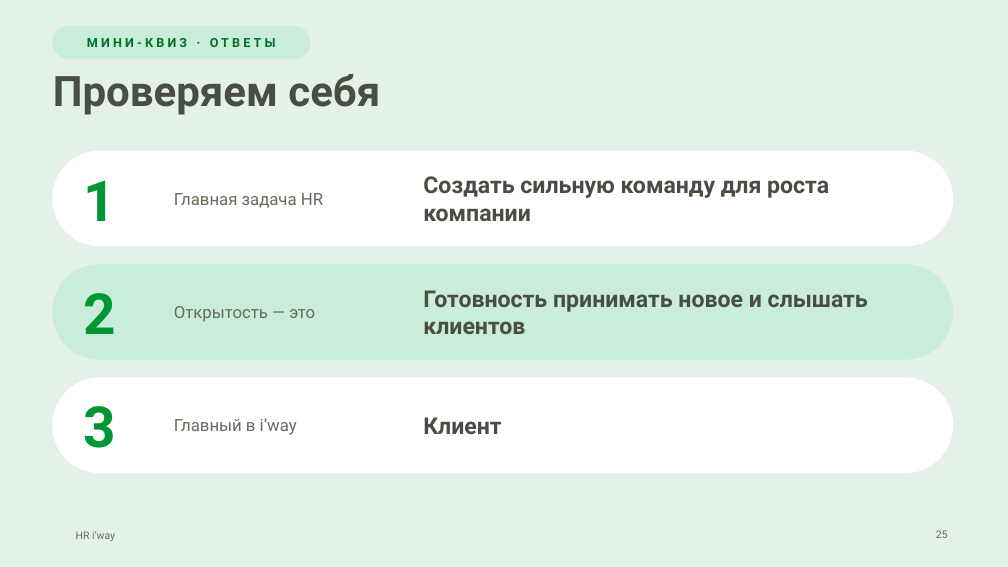
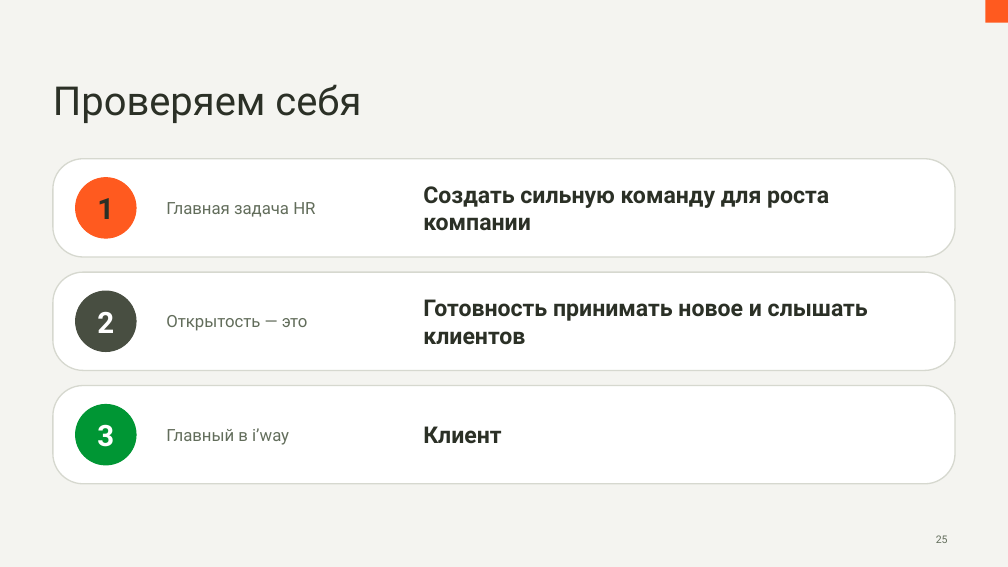
Before and after one commit to hriwayhr/HR-projects, a slide deck: slide 25 of presentations/HR-iway-onboarding-2026.pptx. Drawn at 1008x567 pixels with LibreOffice and Linux fonts; fonts in the diff are those of the drawing; background and template pictures are left out. Boxes give left, top, right and bottom in pixels: in the first picture for what was removed or moved away, otherwise in the second. Text is boxed around its words. In the diff, an @@ line names an element or a change of style, - is before the commit and + after.

```diff
--- a/presentations/HR-iway-onboarding-2026.pptx
+++ b/presentations/HR-iway-onboarding-2026.pptx
@@ background #E4F1E8 to #F4F4F0 @@
@@ rounded rectangle removed at <box>53,26,310,58</box> @@
@@ rectangle added at <box>985,0,1008,23</box>, fill #FF5A1F @@
@@ text removed at <box>87,38,276,47</box> @@
-МИНИ-КВИЗ · ОТВЕТЫ
@@ title "Проверяем себя": place and size @@
-title "Проверяем себя" at <box>53,74,380,115</box>
+title "Проверяем себя" at <box>53,84,361,123</box>
@@ title "Проверяем себя" at <box>53,84,361,123</box>: size 40 to 38 pt, text colour #484E41 to #2B3026, bold off @@
@@ rounded rectangle: place and size @@
-rounded rectangle at <box>53,151,953,246</box>
+rounded rectangle at <box>53,159,955,257</box>
@@ rounded rectangle at <box>53,159,955,257</box>: outline #FFFFFF 1 pt to #D6D8CF 1.25 pt; proportions changed @@
@@ text "1": place and size @@
-text "1" at <box>83,180,115,221</box>
+text "1" at <box>97,198,114,219</box>
@@ text "1" at <box>97,198,114,219</box>: size 54 to 28 pt, text colour #009634 to #2B3026; alignment left to centre @@
@@ ellipse added at <box>76,178,136,238</box>, fill #FF5A1F, outline #FF5A1F 1 pt @@
@@ text "Главная задача HR": place and size @@
-text "Главная задача HR" at <box>174,193,323,208</box>
+text "Главная задача HR" at <box>166,202,315,217</box>
@@ text colour #484E41 to #2B3026 in 3 elements at <box>423,299,868,345</box>, <box>423,426,501,443</box>, <box>423,186,829,230</box> @@
@@ text "Создать сильную команду для роста ...": place and size @@
-text "Создать сильную команду для роста ..." at <box>423,176,829,221</box>
+text "Создать сильную команду для роста ..." at <box>423,186,829,230</box>
@@ rounded rectangle: place and size @@
-rounded rectangle at <box>53,265,953,359</box>
+rounded rectangle at <box>53,272,955,371</box>
@@ rounded rectangle at <box>53,272,955,371</box>: fill #C9EDDA to #FFFFFF; outline #C9EDDA 1 pt to #D6D8CF 1.25 pt; proportions changed @@
@@ text "2": place and size @@
-text "2" at <box>83,293,115,334</box>
+text "2" at <box>97,312,114,333</box>
@@ text "2" at <box>97,312,114,333</box>: size 54 to 28 pt, text colour #009634 to #FFFFFF; alignment left to centre @@
@@ ellipse added at <box>76,291,136,352</box>, fill #484E41, outline #484E41 1 pt @@
@@ text "Открытость — это": place and size @@
-text "Открытость — это" at <box>174,306,315,322</box>
+text "Открытость — это" at <box>166,315,308,331</box>
@@ text "Готовность принимать новое и слышать ...": place and size @@
-text "Готовность принимать новое и слышать ..." at <box>423,290,868,334</box>
+text "Готовность принимать новое и слышать ..." at <box>423,299,868,345</box>
@@ rounded rectangle: place and size @@
-rounded rectangle at <box>53,378,953,473</box>
+rounded rectangle at <box>53,386,955,484</box>
@@ rounded rectangle at <box>53,386,955,484</box>: outline #FFFFFF 1 pt to #D6D8CF 1.25 pt; proportions changed @@
@@ text "Главный в i’way": place and size @@
-text "Главный в i’way" at <box>174,418,297,435</box>
+text "Главный в i’way" at <box>166,428,289,445</box>
@@ text "Клиент": place and size @@
-text "Клиент" at <box>423,417,501,434</box>
+text "Клиент" at <box>423,426,501,443</box>
@@ text "3" at <box>97,424,114,447</box>: size 54 to 28 pt, text colour #009634 to #FFFFFF; alignment left to centre @@
@@ text "3": place and size @@
-text "3" at <box>83,406,115,448</box>
+text "3" at <box>97,424,114,447</box>
@@ ellipse added at <box>76,405,136,465</box>, fill #009634, outline #009634 1 pt @@
@@ text removed at <box>76,531,115,541</box> @@
-HR i’way
@@ page number: place and size @@
-page number at <box>936,530,948,538</box>
+page number at <box>936,535,948,543</box>
```
Also in this commit, not shown: 27 other slides changed, 4 other files.
